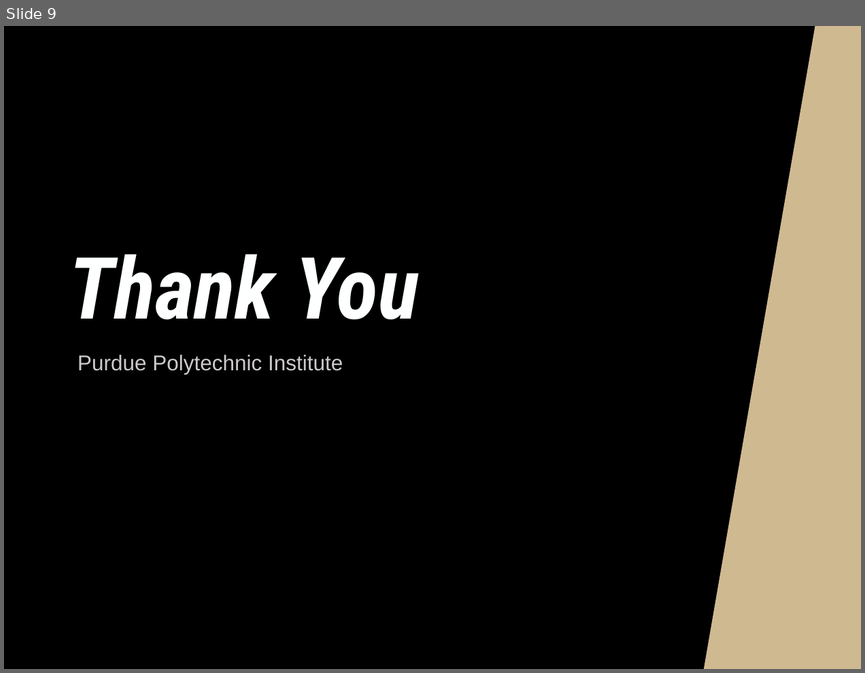
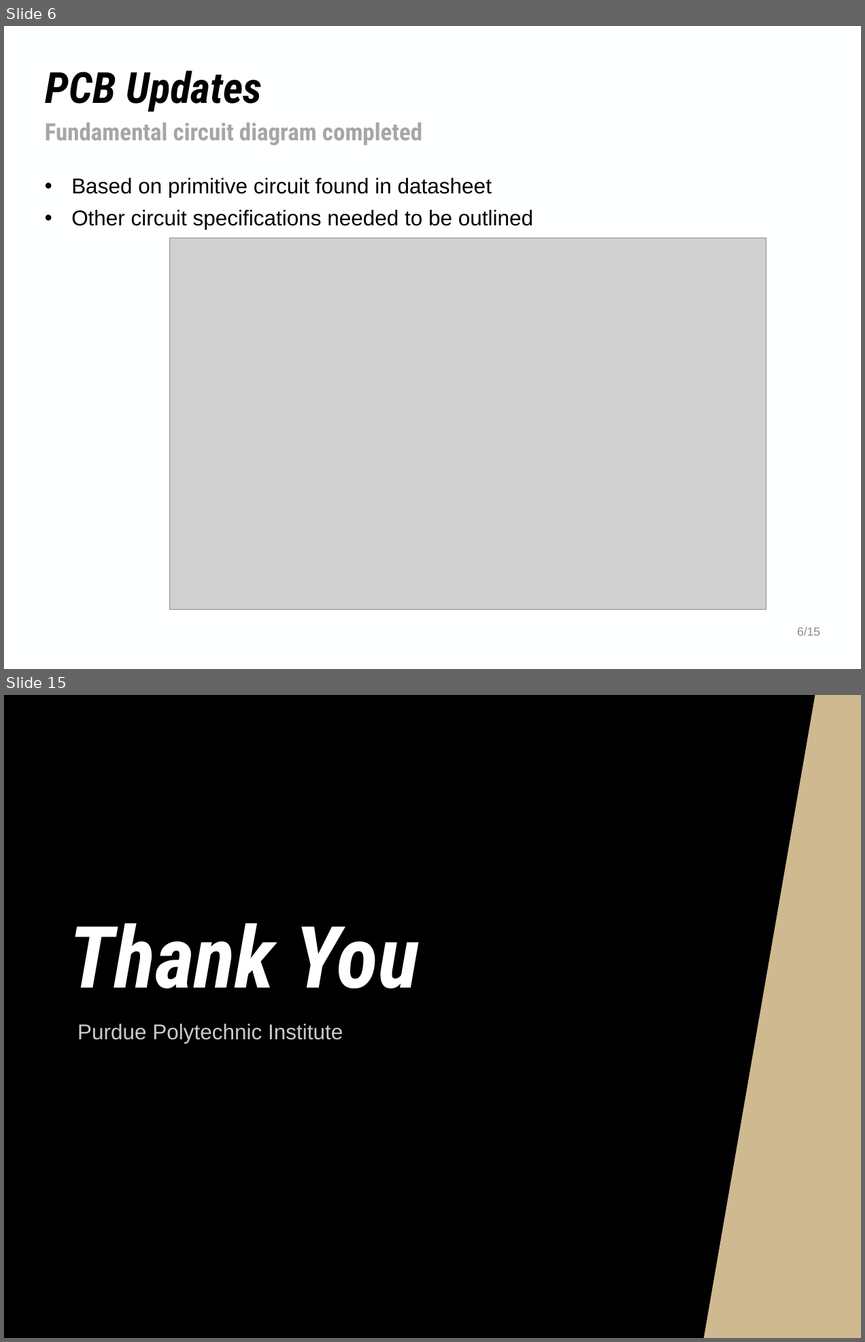
Before and after one commit to NHuang58/Biomedical_Device_PCB, a slide deck: Documentation/Slides/Week_32.pptx. Shown one above the other, each under a label of ours: slide 9 before the commit, slides 6 and 15 after it; the slides between them are not shown. The pictures are 865x673 and 865x1342 pixels, drawn with LibreOffice and Linux fonts; fonts in the diff are those of the drawing; grey boxes stand for pictures; background and template pictures are left out. Boxes give left, top, right and bottom in pixels: in the first picture for what was removed or moved away, otherwise in the second. Text is boxed around its words. In the diff, an @@ line names an element or a change of style, - is before the commit and + after.

```diff
--- a/Documentation/Slides/Week_32.pptx
+++ b/Documentation/Slides/Week_32.pptx
@@ slide 6 added at (4,26,861,669), background #FEFFFF @@
@@ title added at (45,70,262,112), 36 pt, text #000000, bold, italic @@
+PCB Updates
@@ text added at (45,123,422,145), 20 pt, text #A6A6A6, bold @@
+Fundamental circuit diagram completed
@@ text added at (71,178,533,229), 18 pt, text #000000 @@
+• Based on primitive circuit found in datasheet
+• Other circuit specifications needed to be outlined
@@ picture added at (169,237,766,609) @@
@@ text added at (797,626,820,635), 10 pt, text #8C8C8C @@
+6/15
@@ what was slide 9 is now slide 15 @@
```
Also in this commit, not shown: 3 slides changed, 10 other slides added, 5 slides removed, 16 other files.
